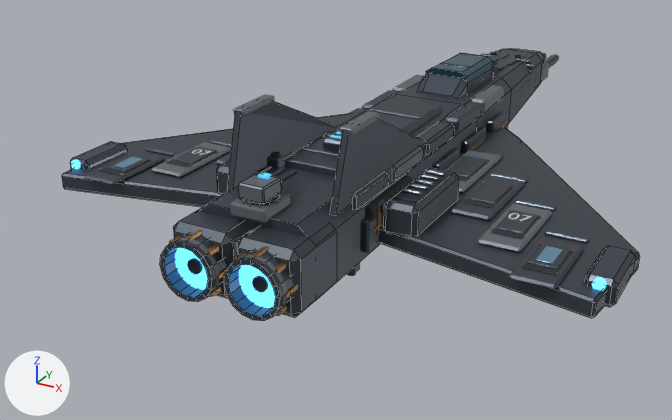
One commit to the Blender file art/blender/interceptor.blend: the scene before it, then after it.
One viewpoint serves both versions: a 50 mm camera at (13.8, -30.5, 12.1) aimed at (-3.0, -0.1, -3.1). Arrows for +X, +Y and +Z are at lower left; the lights stay in place. The first picture is the older version. Mesh edges are drawn as thin lines on the coarser meshes.

The first picture shows 'Armored central fuselage', 'Canted dorsal fin', 'Canted dorsal fin.001', 'Engine 0 armored pod', 'Engine 0 outer bell', 'Engine 1 armored pod', 'Engine 1 outer bell', 'Swept armored wing', 'Swept armored wing.001', 'Wing plate.007', 'Wing root equipment pod.001', 'Wingtip RCS pod.001' and 99 more.
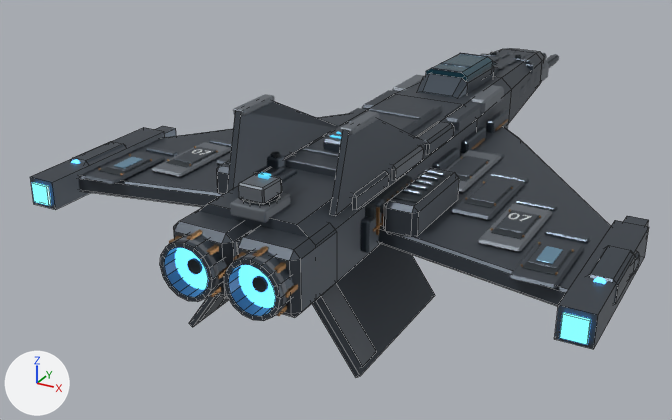
What differs and where, as boxes (x1, y1, x2, y2) in the pictures (672 x 420 px):
'DETAIL | Armor - graphite titanium', added
    after: (30, 127, 649, 377)
'DETAIL | Armor - raised ceramic', added
    after: (200, 283, 376, 367)
'DETAIL | EngineGlow', added
    after: (31, 182, 591, 345)
'DETAIL | Edge - brushed alloy', added
    after: (154, 126, 649, 226)

The edits, one by one:
Mesh me_detail___engineglow_001 is new.
It has 16 vertices, 12 faces and spans x -9.6..9.6, y -9.7..-9.6, z -0.6..0.2.
It uses material mat_engineglow (blue #59b6ff, glowing blue #59b6ff).
Mesh me_detail___edge___brushed_alloy_001 is new.
It consists of a box spanning x -9.5..-8.9, y -3.8..-2.6, z -0.5..0.1; a box spanning x 8.9..9.5, y -3.8..-2.6, z -0.5..0.1.
It uses material mat_edge___brushed_alloy (greyish blue #4d5761).
Mesh me_detail___armor___raised_ceramic_001 is new.
It has 16 vertices, 12 faces and spans x -3.08..3.08, y -9.47..-8.53, z -3.5..-1.14.
It uses material mat_armor___raised_ceramic (grey #6f767d).
Mesh me_detail___armor___graphite_titanium_001 is new.
It has 32 vertices, 24 faces and spans x -9.7..9.7, y -9.8..-3.6, z -3.6..0.3.
It uses material mat_armor___graphite_titanium (greyish blue #4d555d).
Object 'DETAIL | EngineGlow' (ob_detail___engineglow) is new; it shows me_detail___engineglow_001.
Its location is (0.0, 0.0, 0.0).
Object 'DETAIL | Edge - brushed alloy' (ob_detail___edge___brushed_alloy) is new; it shows me_detail___edge___brushed_alloy_001.
Its location is (0.0, 0.0, 0.0).
Object 'DETAIL | Armor - raised ceramic' (ob_detail___armor___raised_ceramic) is new; it shows me_detail___armor___raised_ceramic_001.
Its location is (0.0, 0.0, 0.0).
Object 'DETAIL | Armor - graphite titanium' (ob_detail___armor___graphite_titanium) is new; it shows me_detail___armor___graphite_titanium_001.
Its location is (0.0, 0.0, 0.0).
